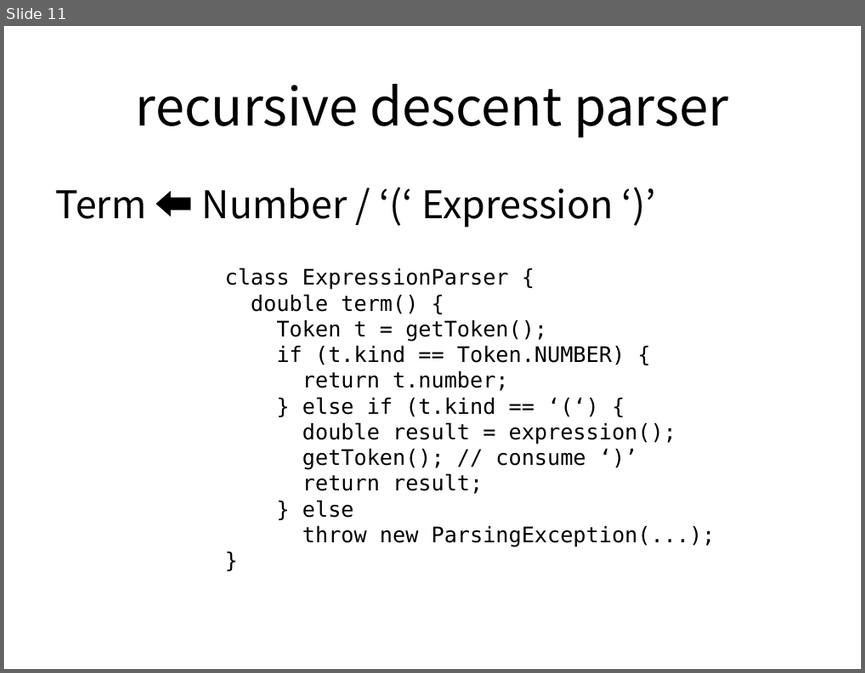
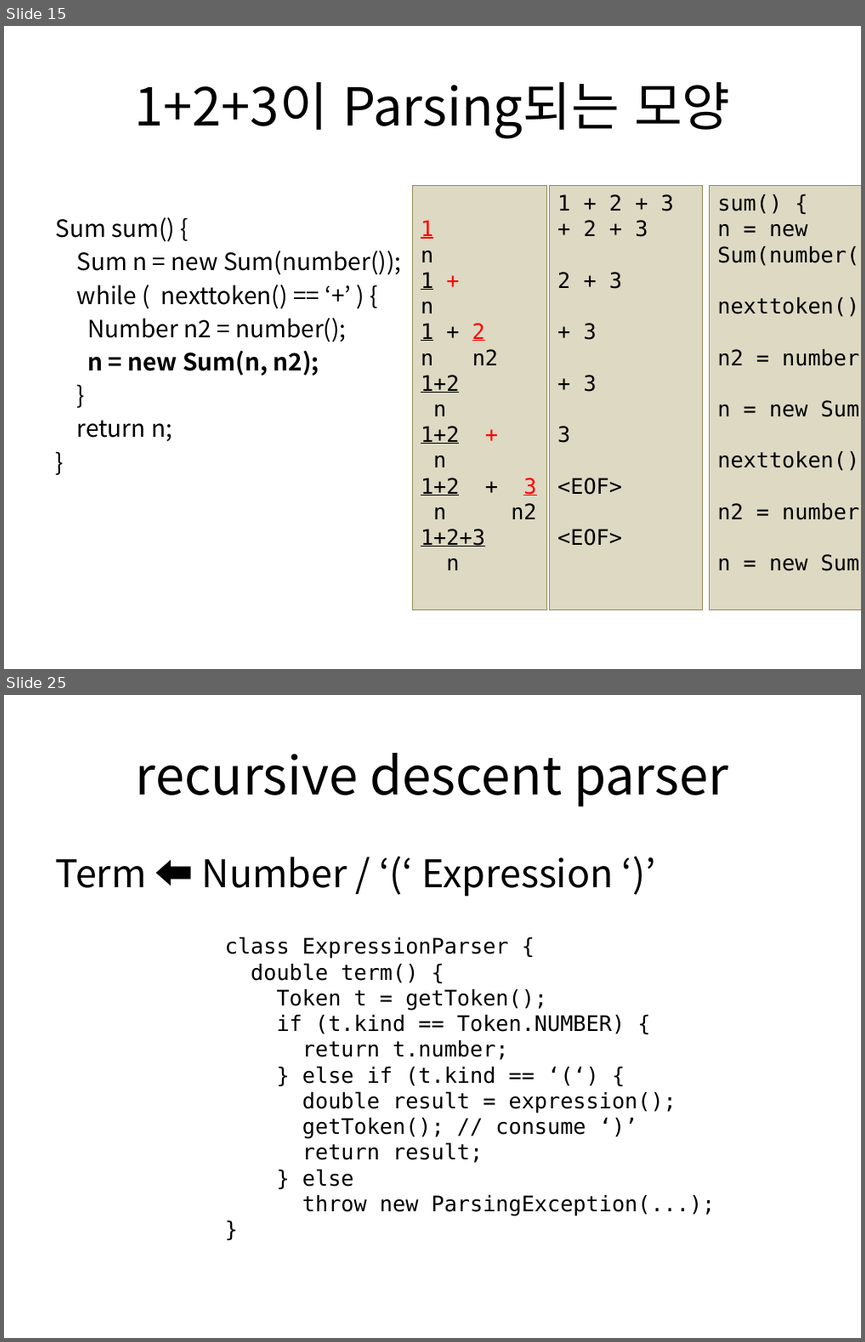
Before and after one commit to jooyunghan/parsing_basics, a slide deck: slides/Parsing 수식.pptx. Shown one above the other, each under a label of ours: slide 11 before the commit, slides 15 and 25 after it; the slides between them are not shown. The pictures are 865x673 and 865x1342 pixels, drawn with LibreOffice and Linux fonts; fonts in the diff are those of the drawing. Boxes give left, top, right and bottom in pixels: in the first picture for what was removed or moved away, otherwise in the second. Text is boxed around its words. In the diff, an @@ line names an element or a change of style, - is before the commit and + after.

```diff
--- a/slides/Parsing 수식.pptx
+++ b/slides/Parsing 수식.pptx
@@ slide 15 added at [4,26,861,669], background #FFFFFF @@
@@ title added at [134,82,730,139], 44 pt, text #000000 @@
+1+2+3이 Parsing되는 모양
@@ rectangle added at [412,185,546,609], fill #DDD9C3, outline #948A54 0.75 pt, 18 pt, text #000000, underline @@
+1
+n
+1 +
+n
+1 + 2
+n n2
+1+2
+n
+1+2 +
+n
+1+2 + 3
+n n2
+1+2+3
+n
@@ rectangle added at [549,185,703,609], fill #DDD9C3, outline #948A54 0.75 pt, 18 pt, text #000000 @@
+1 + 2 + 3
++ 2 + 3
+2 + 3
++ 3
++ 3
+3
+<EOF>
+<EOF>
@@ rectangle added at [710,185,861,609], fill #DDD9C3, outline #948A54 0.75 pt, 18 pt, text #000000 @@
+sum() {
+n = new Sum(number())
+nexttoken() == ‘+’
+n2 = number()
+n = new Sum(n, n2)
+nexttoken() == ‘+’
+n2 = number()
+n = new Sum(n, n2)
@@ text added at [55,217,401,441], 20 pt, text #000000 @@
+Sum sum() {
+Sum n = new Sum(number());
+while ( nexttoken() == ‘+’ ) {
+Number n2 = number();
+n = new Sum(n, n2);
+}
+return n;
+}
@@ what was slide 11 is now slide 25 @@
```
Also in this commit, not shown: 8 slides changed, 13 other slides added, 1 slide removed, 8 other files.
